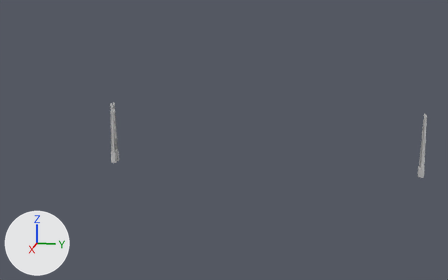
The FBX model SampleProject/assets/models/bridge/bridge_towers.fbx: old version first, new version second.
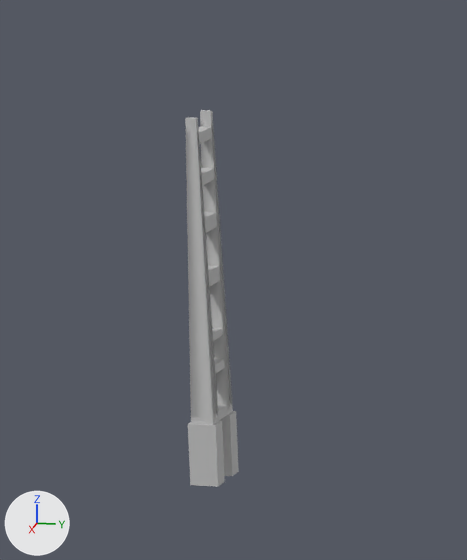
The first picture shows the older version from a camera (50 mm lens) standing at (2469.0, 338.0, 705.0) and looking at (-8.0, -157.0, 86.0). The close-ups show the older and then the newer version on the part from 18% to 35% of the width and 30% to 62% of the height of that picture. Only the edits that show in the close-ups are written down. Every picture has the same lights, and +X, +Y and +Z are marked at lower left. Where no turn or scale is listed for an object, it has been applied to the vertices. Vertices at exactly the same position are counted once.

The older version as bpy lines, for what is in view:
```python
mat_bridge_towerssurface = principled_material('bridge_towersSurface')
mat_bridge_towerssurface.base_color = (0.55, 0.55, 0.55)  # light grey #c4c4c4
mat_bridge_towerssurface.roughness = 0.717
me_bridge_towers = bpy.data.meshes.new('bridge_towers')
me_bridge_towers.from_pydata(...)  # 288 vertices, 272 faces; spans x -20.0..20.0, y -650.0..650.0, z -31.0..227.0
me_bridge_towers.materials.append(mat_bridge_towerssurface)  # light grey #c4c4c4
ob_bridge_towers = bpy.data.objects.new('bridge_towers', me_bridge_towers)
ob_bridge_towers.location = (0.0, 0.0, 0.0)
```
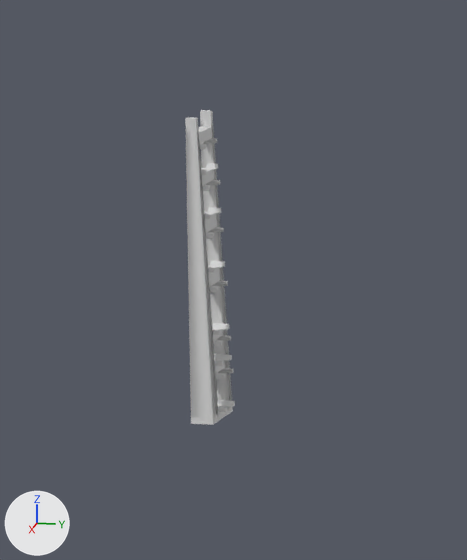
Changed parts and their boxes (x1, y1, x2, y2) in the close-ups (467 x 560 px):
'bridge_towers', recoloured, reshaped: before (185, 110, 239, 487); after (185, 110, 235, 425)
part 1 of me_bridge_towers, deleted: before (188, 421, 225, 487)
part 2 of me_bridge_towers, deleted: before (219, 411, 239, 476)
part 3 of me_bridge_towers, added: after (200, 138, 235, 412)

The edits, one by one:
Material 'bridge_towersSurface' (mat_bridge_towerssurface) changes colour from light grey #c4c4c4 to light grey #dadada; in linear values from (0.55, 0.55, 0.55) to (0.7, 0.7, 0.7).
me_bridge_towers is used by ob_bridge_towers; location (0.0, 0.0, 0.0).
me_bridge_towers had 288 vertices, 272 faces and spanned x -20.0..20.0, y -650.0..650.0, z -31.0..227.0.
me_bridge_towers now has 1188 vertices, 1256 faces and spans x -19.0..19.0, y -1079.0..654.0, z 9.0..227.0.
me_bridge_towers part 1: the loose piece of 8 vertices spanning x 7.0..20.0, y -650.0..-630.0, z -31.0..13.0 is deleted.
me_bridge_towers part 2: the loose piece of 8 vertices spanning x -20.0..-7.0, y -650.0..-630.0, z -31.0..13.0 is deleted.
me_bridge_towers part 3: 160 vertices added at x -12.0..12.0, y -641.0..-626.0, z 20.0..209.0.
Other edits to the shape of me_bridge_towers do not show in these pictures.
